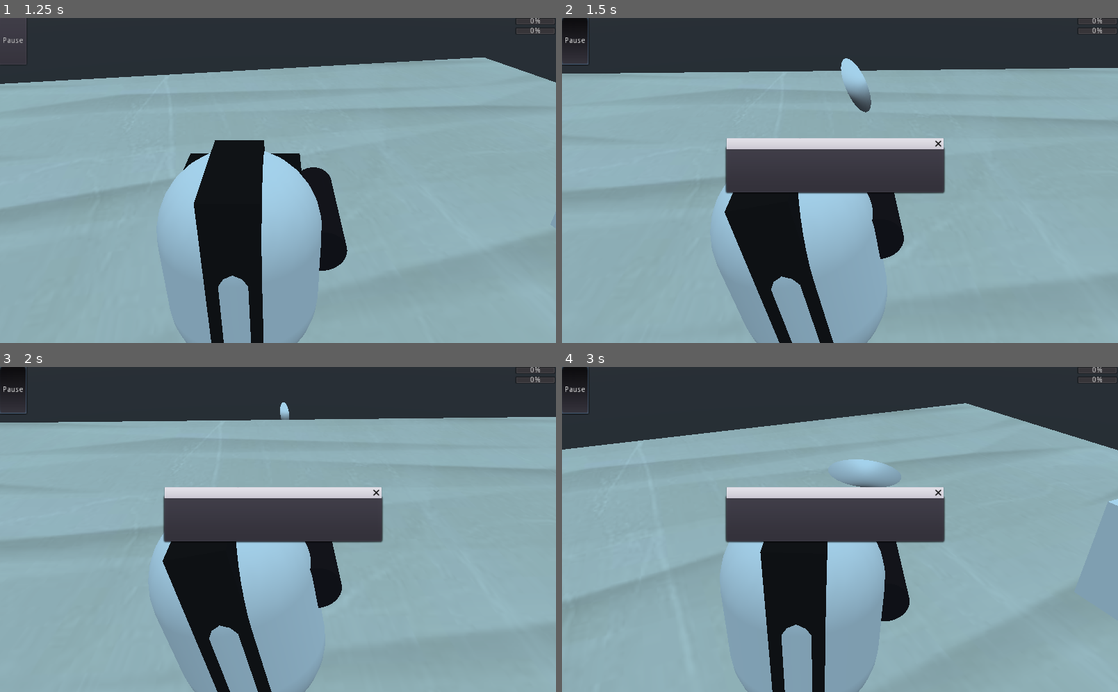
Above: before the commit, frames 1-4 (two rows, left to right).
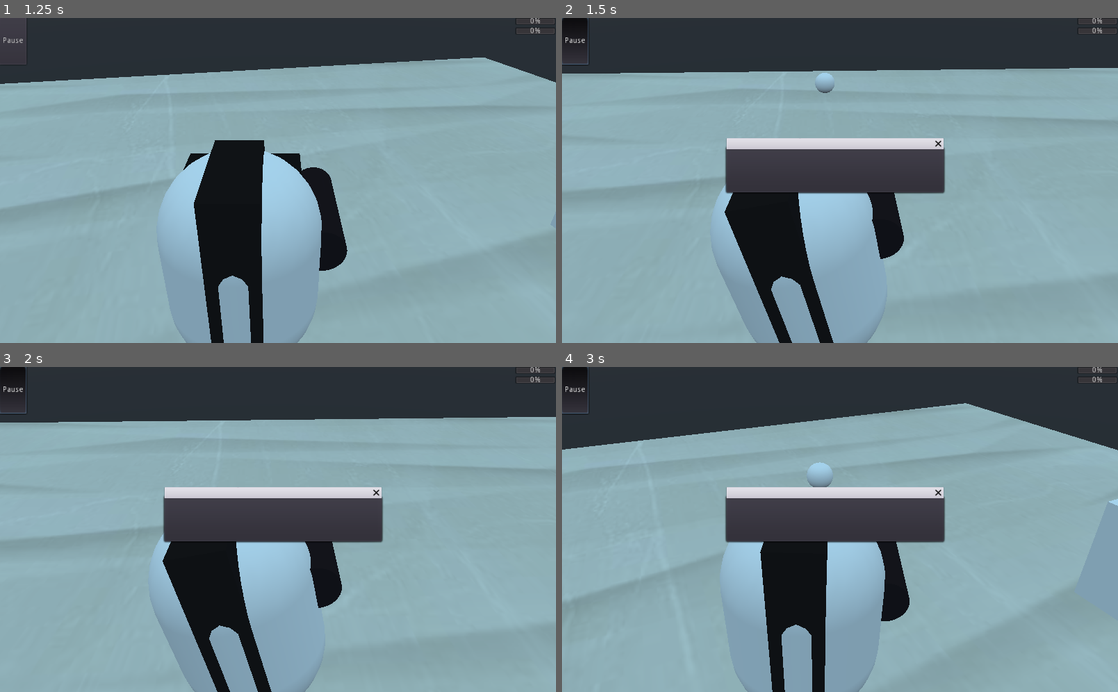
Above: after the commit, the same moments.

Repository: MrPeanutbutter434/Laser-Game-FPS
Game: Godot game, scene res://Scenes/UI/StartMenu.tscn
The game is run twice, just before and just after one commit, with the same random seed, the same clock (stepped at 60 frames per second) and the same inputs.
Inputs (mouse positions are in pixels of both pictures, inside the frame that each line leads up to):
- Up to frame 1 (1.25 s): click "START" at 0.5 s
- Up to frame 2 (1.5 s): click "Pause" at 1.25 s
- Up to frame 3 (2 s): no input
- Up to frame 4 (3 s): move the mouse to (867, 529) at 2.02 s; hold Up (move_forward) from 2.03 s (still down); click (867, 529) at 2.1 s; move the mouse to (812, 529) at 2.77 s; click (812, 529) at 2.85 s

Frame 1 is identical in both runs. In frame 2, 0.6% of the frame differs, in the area x 45-56%, y 12-30%; in frame 3, less than 0.1%; in frame 4, 0.7%, in the area x 44-61%, y 28-37%.

Commit message:
Update firing script

Diff:
--- a/Scenes/Players/Bullet.tscn
+++ b/Scenes/Players/Bullet.tscn
@@ -2,12 +2,10 @@
 
 [ext_resource path="res://Scripts/Bullet.gd" type="Script" id=1]
 
-
-
 [sub_resource type="SphereMesh" id=1]
 
 [sub_resource type="SphereShape" id=2]
-radius = 1.00551
+radius = 0.3
 
 [node name="Bullet" type="Area"]
 collision_layer = 2147483652
@@ -19,7 +17,7 @@
 g = Vector3( 0, -15, 0 )
 
 [node name="MeshInstance" type="MeshInstance" parent="."]
-transform = Transform( -1.62921e-07, 0, -1, 0, 1, 0, 1, 0, -1.62921e-07, 0, 0, 0 )
+transform = Transform( -4.88762e-08, 0, -0.3, 0, 0.3, 0, 0.3, 0, -4.88762e-08, 0, 0, 0 )
 mesh = SubResource( 1 )
 material/0 = null
 
--- a/Scripts/Bullet.gd
+++ b/Scripts/Bullet.gd
@@ -2,19 +2,19 @@
 
 signal exploded
 
-export var muzzle_velocity = 25
+export var muzzle_velocity = 10
 export var g = Vector3.DOWN*10
 
 
 export var velocity = Vector3.ZERO
 
 
-func _physics_process(delta):
-	velocity += delta*g
-	look_at(transform.origin + velocity.normalized(), Vector3.FORWARD)
-	transform.origin += velocity*delta
+func _physics_process(delta:float)->void:
+	var forward = global_transform.basis.x.normalized()
+	global_translate(forward*muzzle_velocity*delta)
+
 
 
 func _on_Bullet_body_entered(body):
 	emit_signal("exploded", transform.origin)
-	queue_free()
+	#queue_free()
--- a/Scripts/Player.gd
+++ b/Scripts/Player.gd
@@ -100,8 +100,8 @@
 		var bullet = Bullet.instance()
 		add_child(bullet)
 		bullet.set_as_toplevel(true)
-		bullet.transform = $RotationHelper/Hand.global_transform
-		bullet.velocity = -bullet.transform.basis.y*bullet.muzzle_velocity
+		#bullet.transform = $RotationHelper/Hand.global_transform
+		#bullet.velocity = -bullet.transform.basis.y*bullet.muzzle_velocity
 
 
 func _input(event: InputEvent):
